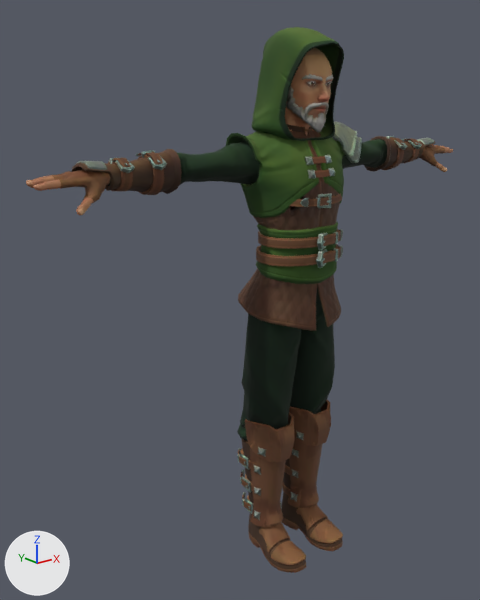
Renders of the glTF model assets/quaternius/chars/male_ranger.glb from each side of a commit.
One viewpoint serves both versions: a 50 mm lens placed at (-1.539, -1.605, 1.673), pointed at (-0.065, 0.237, 0.937). The axes (+X, +Y, +Z) are drawn at lower left. The lights are the same throughout. The older version comes first.

Names of what the first picture shows: 'Hair_Beard', 'Male_Ranger_Acc_Pauldron', 'Male_Ranger_Arms', 'Male_Ranger_Arms_Bracer', 'Male_Ranger_Body', 'Male_Ranger_Body_Belt_1', 'Male_Ranger_Body_Belt_2', 'Male_Ranger_Feet_Boots', 'Male_Ranger_Head_Hood', 'Male_Ranger_Legs', 'SuperHero_Male' and 1 more.
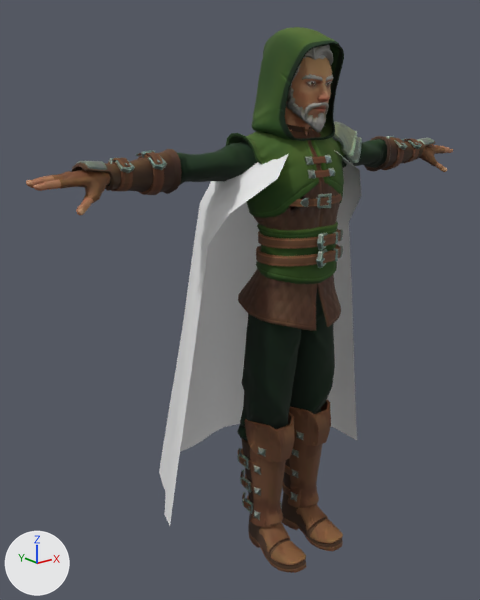
Where the change shows, as pixel boxes (x1, y1, x2, y2) in the pictures (480 x 600 px):
'Cloak', added: after (159, 150, 361, 525)
'Hair_SimpleParted', added: after (292, 45, 333, 82)

The change in detail:
Material 'Garment' (mat_garment) is new.
Its base color is (0.8, 0.8, 0.8) (white #e7e7e7).
Mesh me_plane_002 is new.
It has 695 vertices, 1301 faces and spans x -0.085..0.09, y -0.079..0.108, z 1.661..1.84.
It uses material mat_mi_hair_1_001.
Mesh me_cloak is new.
It has 273 vertices, 480 faces and spans x -0.5..0.462, y -0.092..0.533, z 0.24..1.53.
It uses material mat_garment (white #e7e7e7).
Object 'Hair_SimpleParted' (ob_hair_simpleparted) is new; it shows me_plane_002.
Its location is (0.0, 0.0, 0.0).
Object 'Cloak' (ob_cloak) is new; it shows me_cloak.
Its location is (0.0, 0.0, 0.0).
